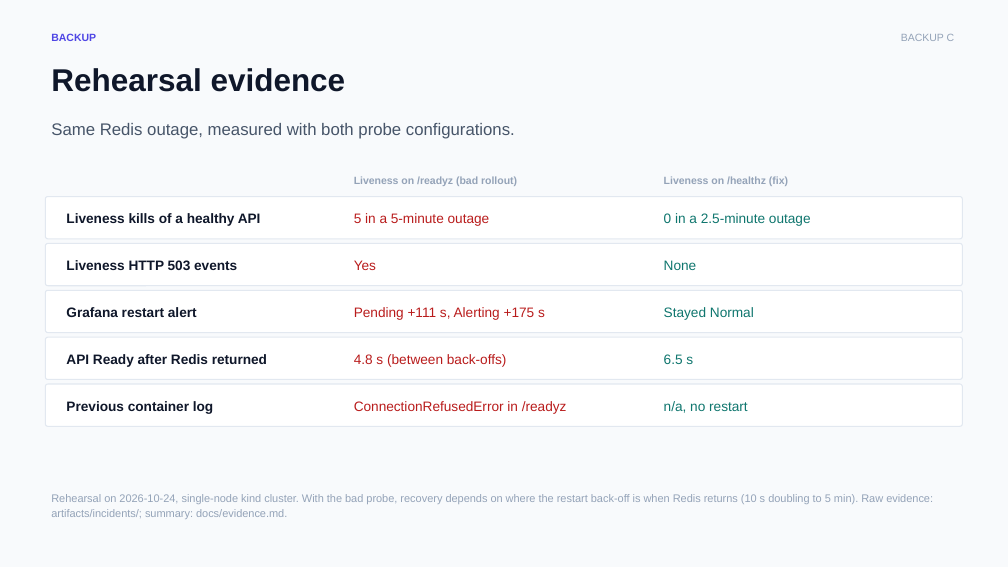
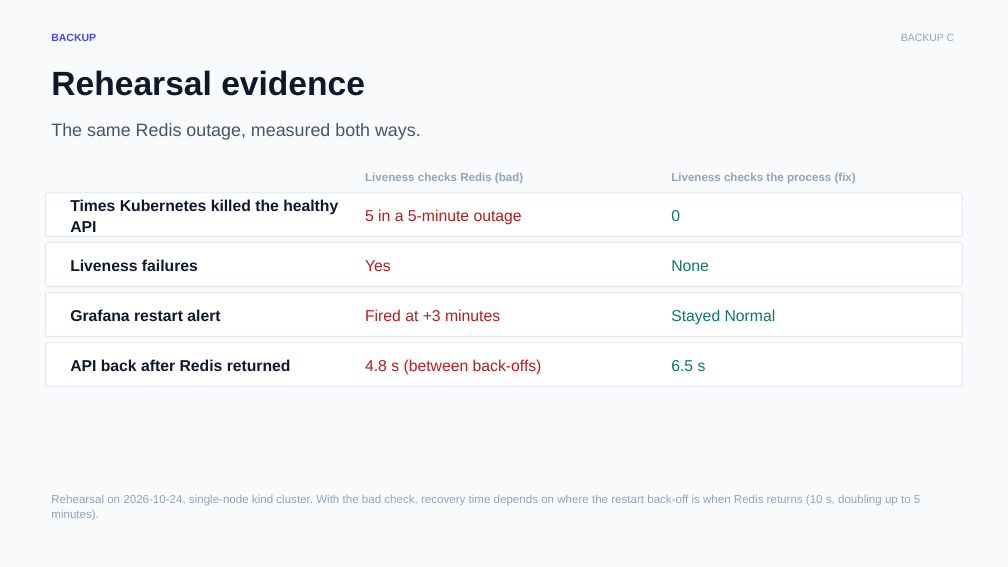
Before and after one commit to chizeni24/komodor-production-lab, a slide deck: slide 12 of docs/presentation/KAOP_Customer_Pitch.pptx. Drawn at 1008x567 pixels with LibreOffice and Linux fonts; fonts in the diff are those of the drawing. Boxes give left, top, right and bottom in pixels: in the first picture for what was removed or moved away, otherwise in the second. Text is boxed around its words. In the diff, an @@ line names an element or a change of style, - is before the commit and + after.

```diff
--- a/docs/presentation/KAOP_Customer_Pitch.pptx
+++ b/docs/presentation/KAOP_Customer_Pitch.pptx
@@ text "Rehearsal evidence" at (51, 70, 365, 96): size 30 to 32 pt @@
@@ text at (51, 123, 421, 140): text changed; size 16 to 17 pt @@
-Same Redis outage, measured with both probe configurations.
+The same Redis outage, measured both ways.
@@ text at (365, 173, 523, 183): text changed; size 10 to 11 pt @@
-Liveness on /readyz (bad rollout)
+Liveness checks Redis (bad)
@@ text at (671, 173, 856, 183): text changed; size 10 to 11 pt @@
-Liveness on /healthz (fix)
+Liveness checks the process (fix)
@@ rounded rectangle: place and size @@
-rounded rectangle at (45, 197, 963, 239)
+rounded rectangle at (45, 193, 963, 237)
@@ text at (70, 199, 338, 232): text changed; size 13 to 15 pt @@
-Liveness kills of a healthy API
+Times Kubernetes killed the healthy API
@@ text "5 in a 5-minute outage": place and size @@
-text "5 in a 5-minute outage" at (354, 213, 490, 226)
+text "5 in a 5-minute outage" at (365, 209, 522, 225)
@@ text at (671, 210, 680, 221): text changed; size 13 to 15 pt @@
-0 in a 2.5-minute outage
+0
@@ text at (70, 259, 198, 271): text changed; size 13 to 15 pt @@
-Liveness HTTP 503 events
+Liveness failures
@@ text "Yes": place and size @@
-text "Yes" at (354, 260, 376, 270)
+text "Yes" at (365, 260, 391, 271)
@@ text "None": place and size @@
-text "None" at (664, 260, 697, 270)
+text "None" at (671, 260, 709, 271)
@@ rounded rectangle: place and size @@
-rounded rectangle at (45, 290, 963, 333)
+rounded rectangle at (45, 293, 963, 337)
@@ text "Stayed Normal": place and size @@
-text "Stayed Normal" at (664, 307, 754, 320)
+text "Stayed Normal" at (671, 309, 776, 325)
@@ text at (365, 309, 500, 321): text changed; size 13 to 15 pt @@
-Pending +111 s, Alerting +175 s
+Fired at +3 minutes
@@ rounded rectangle: place and size @@
-rounded rectangle at (45, 337, 963, 380)
+rounded rectangle at (45, 343, 963, 386)
@@ text at (70, 359, 291, 371): text changed; size 13 to 15 pt @@
-API Ready after Redis returned
+API back after Redis returned
@@ size 13 to 15 pt in 7 elements at (671, 260, 709, 271), (365, 260, 391, 271), (671, 309, 776, 325), (365, 209, 522, 225), (70, 309, 220, 321), (671, 360, 706, 371), (365, 359, 542, 375) @@
@@ text "4.8 s (between back-offs)": place and size @@
-text "4.8 s (between back-offs)" at (354, 354, 507, 367)
+text "4.8 s (between back-offs)" at (365, 359, 542, 375)
@@ text "6.5 s": place and size @@
-text "6.5 s" at (664, 354, 693, 364)
+text "6.5 s" at (671, 360, 706, 371)
@@ rounded rectangle removed at (45, 384, 963, 426) @@
@@ text removed at (66, 401, 213, 414) @@
-Previous container log
@@ text removed at (354, 401, 567, 414) @@
-ConnectionRefusedError in /readyz
@@ text removed at (664, 401, 748, 413) @@
-n/a, no restart
@@ text at (51, 495, 920, 520): text changed; size 10.5 to 11 pt @@
-Rehearsal on 2026-10-24, single-node kind cluster. With the bad probe, recovery depends on where the restart back-off is when Redis returns (10 s doubling to 5 min). Raw evidence: artifacts/incidents/; summary: docs/evidence.md.
+Rehearsal on 2026-10-24, single-node kind cluster. With the bad check, recovery time depends on where the restart back-off is when Redis returns (10 s, doubling up to 5 minutes).
```
Also in this commit, not shown: 11 other slides changed, 6 other files.
